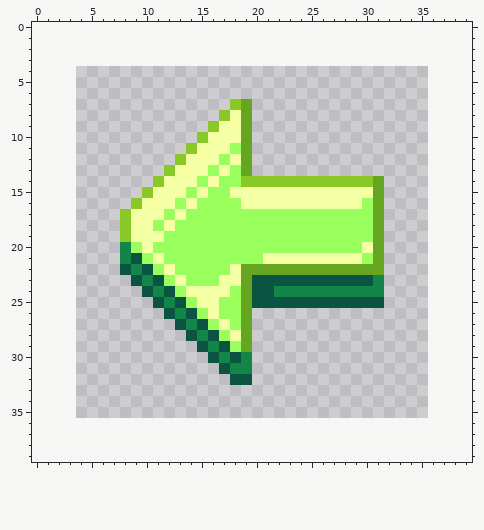
File history of a pixel-art sprite, src/FirstClass/Assets2/IconsUI/seta_left_verde.png. The picture above is the old version.
The file is 32x32 pixels. The old version is drawn lined up with the new one, on the new canvas.
New version:
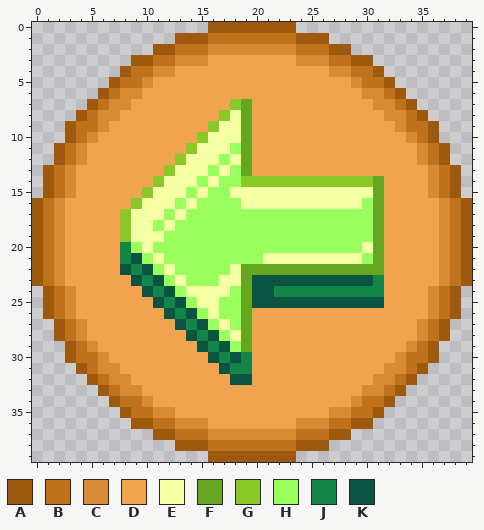
Palette (. is transparent): A #9d590e  B #bf711b  C #d88a35  D #f0a450  E #f5ffa3  F #65a520  G #89c826  H #99ff5c  J #138549  K #0c5442
From old to new:
canvas 32x32 -> 40x40, the old top-left corner now at 4,4
Changed rows in their new state; - is an unchanged pixel.
first column x 0:
 0 ----------------AAAAAAAA----------------
 1 -------------AAABBBBBBBBAAA-------------
 2 -----------AABBBCCCCCCCCBBBAA-----------
 3 ---------AABBCCCDDDDDDDDCCCBBAA---------
 4 --------ABBCCDDDDDDDDDDDDDDCCBBA--------
 5 -------ABBCDDDDDDDDDDDDDDDDDDCBBA-------
 6 ------ABCCDDDDDDDDDDDDDDDDDDDDCCBA------
 7 -----ABCCDDDDDDDDD--DDDDDDDDDDDCCBA-----
 8 ----ABCCDDDDDDDDD---DDDDDDDDDDDDCCBA----
 9 ---ABBCDDDDDDDDD----DDDDDDDDDDDDDCBBA---
10 ---ABCDDDDDDDDD-----DDDDDDDDDDDDDDCBA---
11 --ABCDDDDDDDDD------DDDDDDDDDDDDDDDCBA--
12 --ABCDDDDDDDD-------DDDDDDDDDDDDDDDCBA--
13 -ABCDDDDDDDD--------DDDDDDDDDDDDDDDDCBA-
14 -ABCDDDDDDD---------------------DDDDCBA-
15 -ABCDDDDDD----------------------DDDDCBA-
16 ABCDDDDDD-----------------------DDDDDCBA
17 ABCDDDDD------------------------DDDDDCBA
18 ABCDDDDD------------------------DDDDDCBA
19 ABCDDDDD------------------------DDDDDCBA
20 ABCDDDDD------------------------DDDDDCBA
21 ABCDDDDD------------------------DDDDDCBA
22 ABCDDDDD------------------------DDDDDCBA
23 ABCDDDDDD-----------------------DDDDDCBA
24 -ABCDDDDDD----------------------DDDDCBA-
25 -ABCDDDDDDD---------------------DDDDCBA-
26 -ABCDDDDDDDD--------DDDDDDDDDDDDDDDDCBA-
27 --ABCDDDDDDDD-------DDDDDDDDDDDDDDDCBA--
28 --ABCDDDDDDDDD------DDDDDDDDDDDDDDDCBA--
29 ---ABCDDDDDDDDD-----DDDDDDDDDDDDDDCBA---
30 ---ABBCDDDDDDDDD----DDDDDDDDDDDDDCBBA---
31 ----ABCCDDDDDDDDD---DDDDDDDDDDDDCCBA----
32 -----ABCCDDDDDDDDD--DDDDDDDDDDDCCBA-----
33 ------ABCCDDDDDDDDDDDDDDDDDDDDCCBA------
34 -------ABBCDDDDDDDDDDDDDDDDDDCBBA-------
35 --------ABBCCDDDDDDDDDDDDDDCCBBA--------
36 ---------AABBCCCDDDDDDDDCCCBBAA---------
37 -----------AABBBCCCCCCCCBBBAA-----------
38 -------------AAABBBBBBBBAAA-------------
39 ----------------AAAAAAAA----------------
